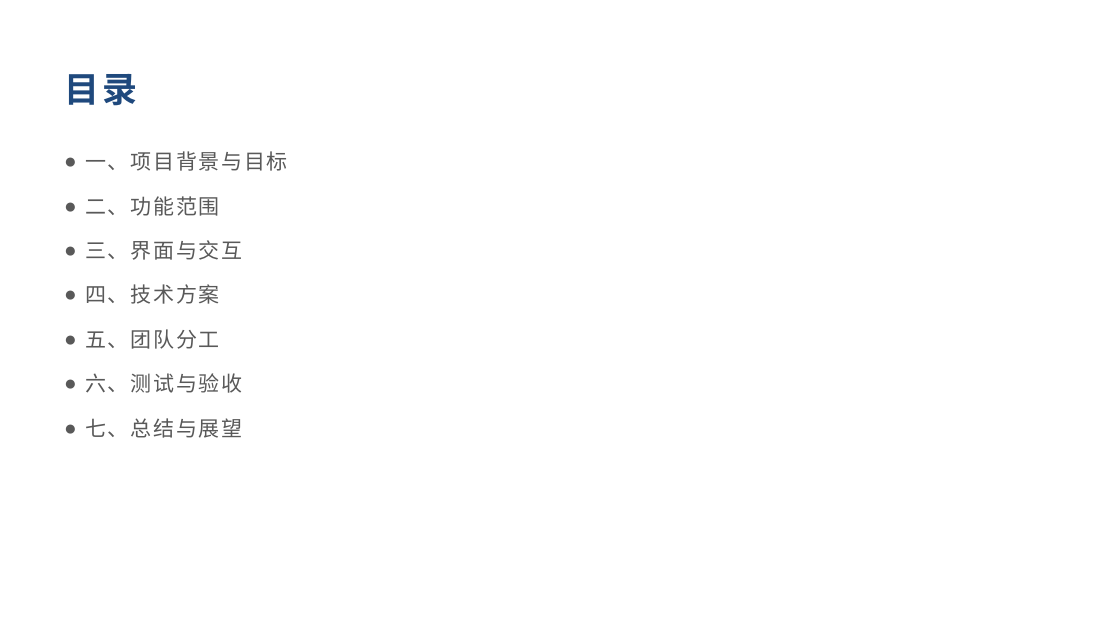
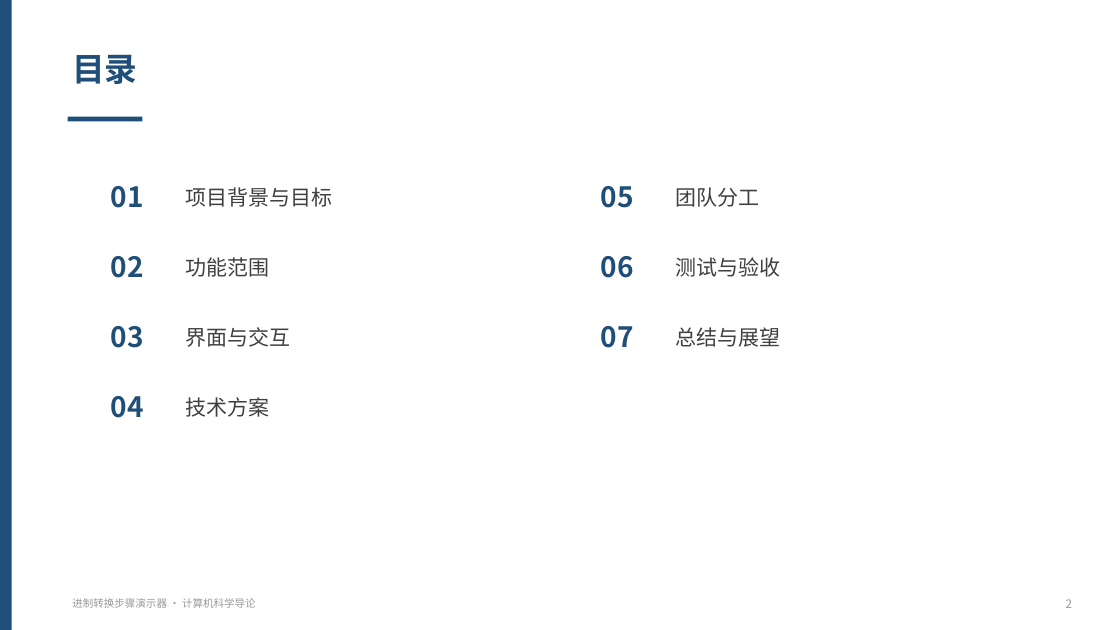
Before and after one commit to nekodoorl/cs-intro-viz, a slide deck: slide 2 of docs/演示PPT.pptx. Drawn at 1120x630 pixels with LibreOffice and Linux fonts; fonts in the diff are those of the drawing. Boxes give left, top, right and bottom in pixels: in the first picture for what was removed or moved away, otherwise in the second. Text is boxed around its words. In the diff, an @@ line names an element or a change of style, - is before the commit and + after.

Commit message:
docs: 优化演示 PPT 视觉（统一版式、卡片与表格）

```diff
--- a/docs/演示PPT.pptx
+++ b/docs/演示PPT.pptx
@@ rectangle added at bbox=[0, 0, 12, 630], fill #1F4E79 @@
@@ text "目录": place and size @@
-text "目录" at bbox=[64, 74, 137, 106]
+text "目录" at bbox=[72, 54, 137, 84]
@@ text "目录" at bbox=[72, 54, 137, 84]: size 30 to 28 pt, text colour #1F497D to #1F4E79, letter spacing 3 to 0 pt; vertical alignment middle to top @@
@@ rectangle added at bbox=[68, 117, 143, 122], fill #1F4E79 @@
@@ text removed at bbox=[85, 151, 288, 438] @@
-● 一、项目背景与目标
-● 二、功能范围
-● 三、界面与交互
-● 四、技术方案
-● 五、团队分工
-● 六、测试与验收
-● 七、总结与展望
@@ text added at bbox=[111, 186, 144, 208], 24 pt, text #1F4E79, bold @@
+01
@@ text added at bbox=[186, 187, 333, 207], 18 pt, text #404040 @@
+项目背景与目标
@@ text added at bbox=[601, 186, 634, 208], 24 pt, text #1F4E79, bold @@
+05
@@ text added at bbox=[676, 187, 760, 207], 18 pt, text #404040 @@
+团队分工
@@ text added at bbox=[111, 256, 144, 278], 24 pt, text #1F4E79, bold @@
+02
@@ text added at bbox=[186, 257, 270, 277], 18 pt, text #404040 @@
+功能范围
@@ text added at bbox=[601, 256, 634, 278], 24 pt, text #1F4E79, bold @@
+06
@@ text added at bbox=[676, 257, 781, 277], 18 pt, text #404040 @@
+测试与验收
@@ text added at bbox=[111, 326, 144, 348], 24 pt, text #1F4E79, bold @@
+03
@@ text added at bbox=[186, 327, 291, 347], 18 pt, text #404040 @@
+界面与交互
@@ text added at bbox=[601, 326, 634, 348], 24 pt, text #1F4E79, bold @@
+07
@@ text added at bbox=[676, 327, 781, 347], 18 pt, text #404040 @@
+总结与展望
@@ text added at bbox=[111, 396, 144, 418], 24 pt, text #1F4E79, bold @@
+04
@@ text added at bbox=[186, 397, 270, 417], 18 pt, text #404040 @@
+技术方案
@@ text added at bbox=[72, 598, 256, 608], 9 pt, text #999999 @@
+进制转换步骤演示器 · 计算机科学导论
@@ text added at bbox=[1066, 599, 1072, 608], 10 pt, text #999999 @@
+2
```
Also in this commit, not shown: 10 other slides changed.
